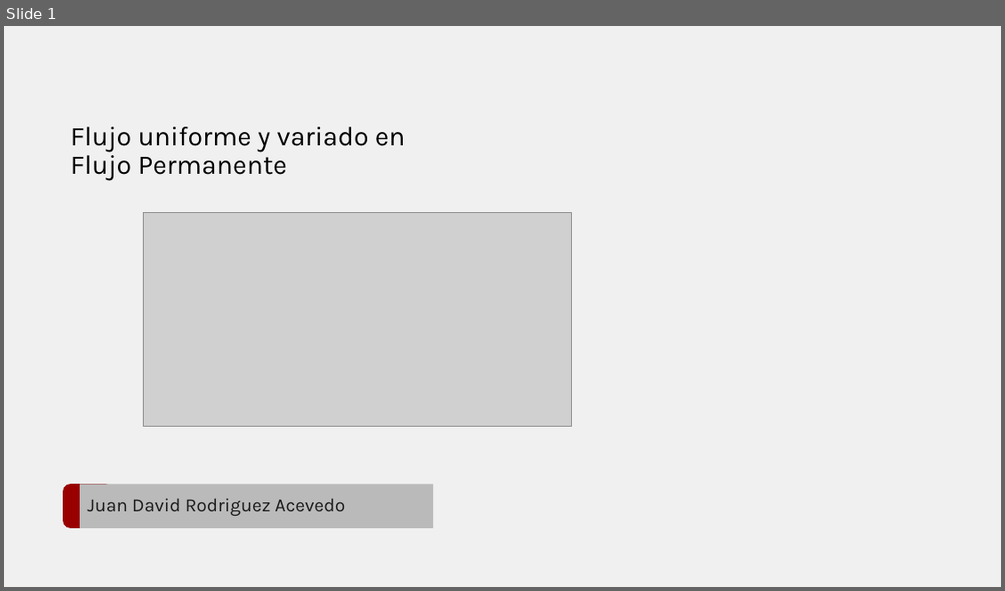
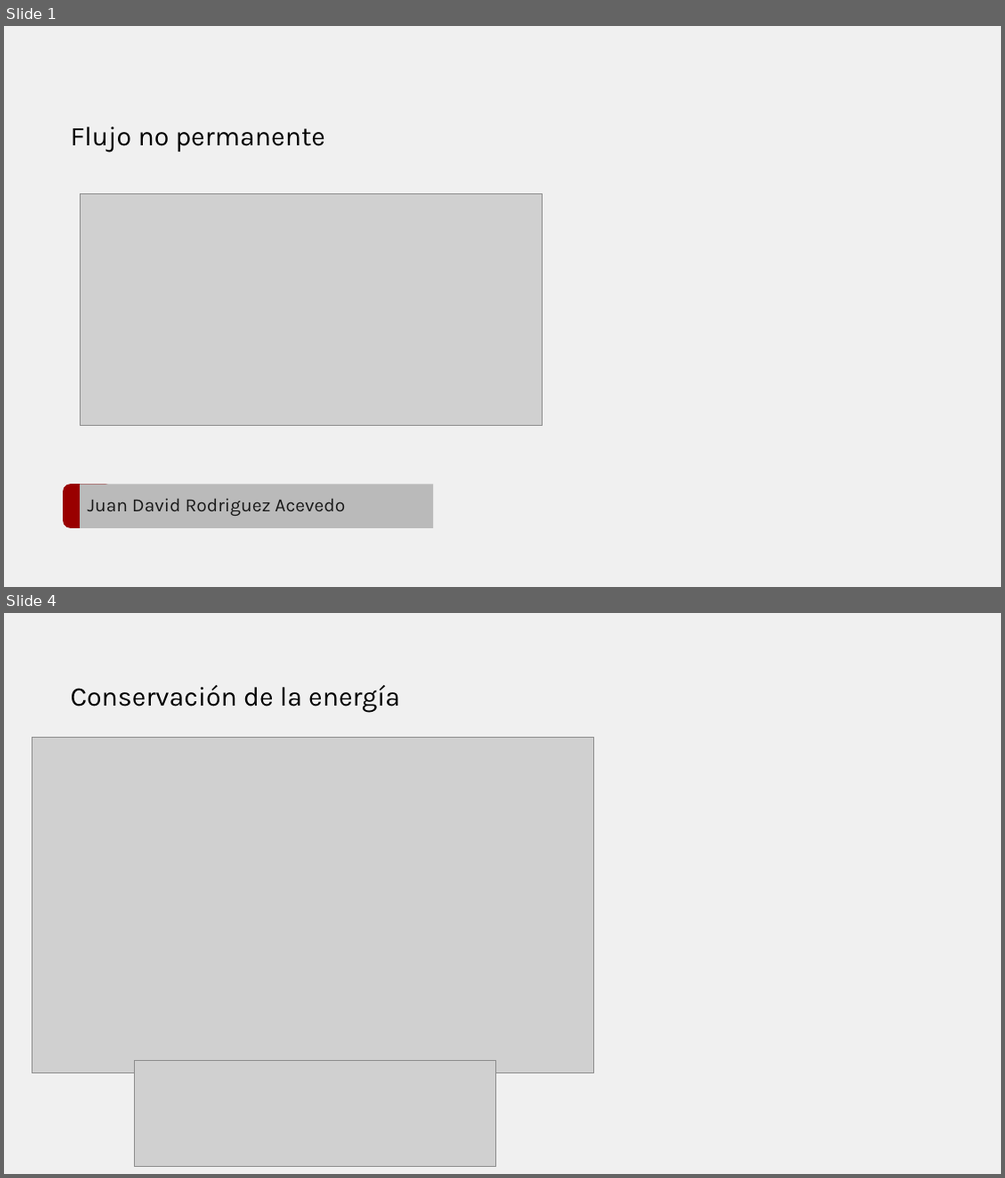
Before and after one commit to juanrodace/J.HRAS, a slide deck: Section01/UnsteadyFlow/HRAS.S1.UF.pptx. Shown one above the other, each under a label of ours: slide 1 before the commit, slides 1 and 4 after it; the slides between them are not shown. The pictures are 1005x591 and 1005x1178 pixels, drawn with LibreOffice and Linux fonts; fonts in the diff are those of the drawing; grey boxes stand for pictures; background and template pictures are left out. Boxes give left, top, right and bottom in pixels: in the first picture for what was removed or moved away, otherwise in the second. Text is boxed around its words. In the diff, an @@ line names an element or a change of style, - is before the commit and + after.

```diff
--- a/Section01/UnsteadyFlow/HRAS.S1.UF.pptx
+++ b/Section01/UnsteadyFlow/HRAS.S1.UF.pptx
@@ slide 4 added at box(4, 613, 1001, 1174), background #F0F0F0 @@
@@ title added at box(71, 685, 400, 713), 26 pt, text #000000 @@
+Conservación de la energía
@@ picture added at box(32, 737, 594, 1073) @@
@@ picture added at box(134, 1060, 495, 1166) @@
@@ slide 1 changed as well @@
@@ text at box(71, 127, 325, 152): text changed @@
-Flujo uniforme y variado en
-Flujo Permanente
+Flujo no permanente
@@ picture: place and size @@
-picture at box(144, 212, 572, 426)
+picture at box(80, 193, 542, 425)
```
Also in this commit, not shown: 4 other slides added, 10 slides removed, 3 other files.
